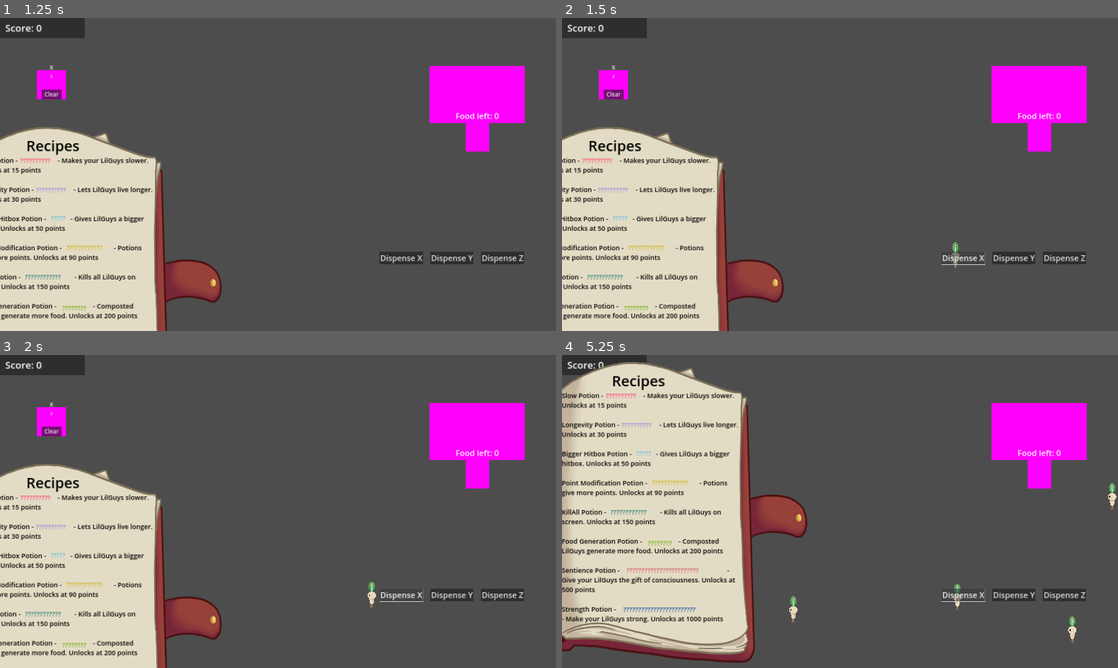
Above: before the commit, frames 1-4 (two rows, left to right).
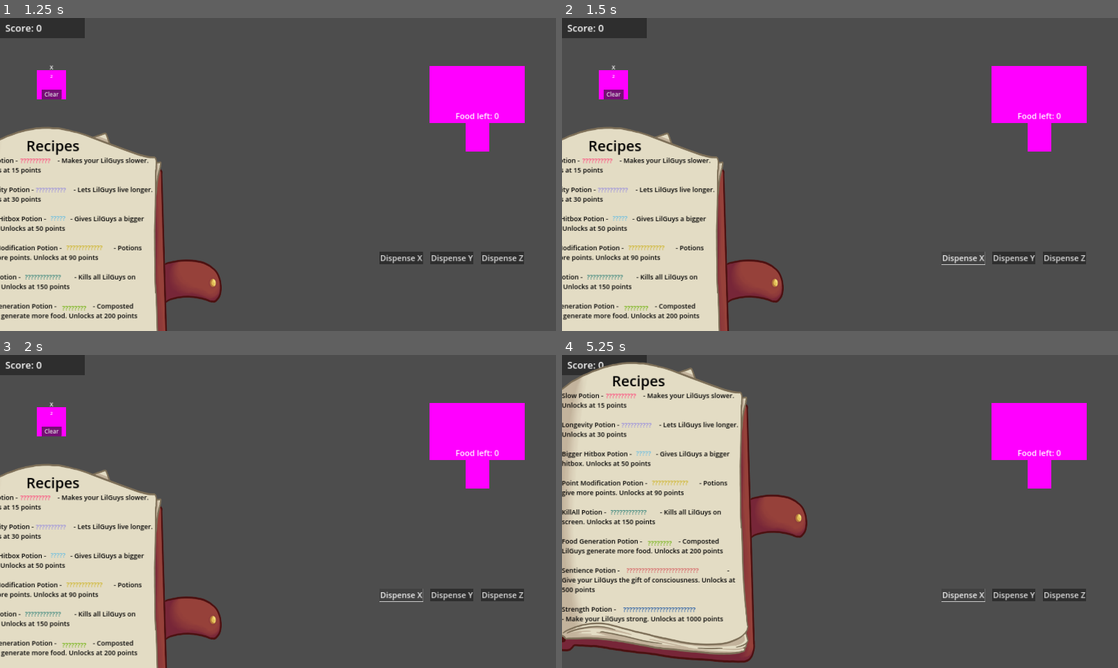
Above: after the commit, the same moments.

Repository: BoopEnthusiast/Cozy-Spring-Jam-2024
Game: Godot game, scene res://scenes/main_menu_screen.tscn
Two runs of this game, one before a commit and one after it. Both use one fixed random seed, a clock stepped at 60 frames per second and the inputs below.
Inputs (mouse positions are in pixels of both pictures, inside the frame that each line leads up to):
- Up to frame 1 (1.25 s): click "Play" at 0.5 s
- Up to frame 2 (1.5 s): click "Dispense X" at 1.25 s
- Up to frame 3 (2 s): no input
- Up to frame 4 (5.25 s): click "Dispense Y" at 2 s; click "Dispense Z" at 2.75 s; click "Clear" at 3.5 s; click (751, 617) at 4.25 s; click "Dispense X" at 5 s

Frame 1 is identical in both runs. In frame 2, less than 0.1% of the frame differs, in the area x 70-72%, y 71-80%; in frame 3, less than 0.1%; in frame 4, 0.3%, in the area x 40-100%, y 40-92%.
Error after the commit: Error setting property 'scale' with value of type float. (res://scripts/lil_guy.gd:115)

Commit message:
making potions useful

Diff:
--- a/scripts/lil_guy.gd
+++ b/scripts/lil_guy.gd
@@ -33,6 +33,7 @@
 
 func _ready():
 	direction = Vector2(randf() - 0.5, randf() - 0.5).normalized()
+	update_effects()
 	merged.emit()
 	hunger_changed.emit()
 
@@ -107,3 +108,10 @@
 			sprite.play("hungry_walk")
 		FoodLevel.DEAD:
 			sprite.play("dead")
+
+
+func update_effects() -> void:
+	speed = Singleton.speed
+	scale = Singleton.size
+	food_worth = Singleton.food_worth
+	timer.wait_time = Singleton.life_length
--- a/scripts/singleton.gd
+++ b/scripts/singleton.gd
@@ -25,25 +25,30 @@
 var is_dragging := false
 var food_Left := 0
 var score := 0
-var points_multiplier: float = 1.0
+
+# Which effects have been applied and how much
+var speed = 300.0
+var life_length = 30
+var size = 1.5
+var points_multiplier := 1.0
+var food_worth = 1
 var has_sentience := false
 var has_strength := false
 
 
 func slow_lil_guys() -> void:
-	for lil_guy: LilGuy in get_tree().get_nodes_in_group("lil_guy"):
-		lil_guy.speed *= SLOW_MULTIPLIER
+	speed *= SLOW_MULTIPLIER
+	apply_effects()
 
 
 func lengthen_lives() -> void:
-	for lil_guy: LilGuy in get_tree().get_nodes_in_group("lil_guy"):
-		if is_instance_valid(lil_guy.timer):
-			lil_guy.timer.wait_time *= LENGTHEN_LIFE_MULTIPLIER
+	life_length *= LENGTHEN_LIFE_MULTIPLIER
+	apply_effects()
 
 
 func bigger_hitboxes() -> void:
-	for lil_guy: LilGuy in get_tree().get_nodes_in_group("lil_guy"):
-		lil_guy.scale *= HITBOX_SIZE_MULTIPLIER
+	size *= HITBOX_SIZE_MULTIPLIER
+	apply_effects()
 
 
 func point_gain_increase() -> void:
@@ -56,8 +61,8 @@
 
 
 func increase_food_worth() -> void:
-	for lil_guy: LilGuy in get_tree().get_nodes_in_group("lil_guy"):
-		lil_guy.food_worth *= FOOD_WORTH_MULTIPLIER
+	food_worth *= FOOD_WORTH_MULTIPLIER
+	apply_effects()
 
 
 func gain_sentience() -> void:
@@ -66,3 +71,8 @@
 
 func gain_strength() -> void:
 	has_strength = true
+
+
+func apply_effects() -> void:
+	for lil_guy: LilGuy in get_tree().get_nodes_in_group("lil_guy"):
+		lil_guy.update_effects()
